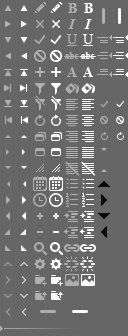
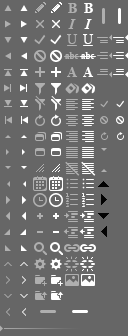
Layer changes from the first 128 × 336 image to the second:
painted on "callout left" over [101, 232, 107, 238]
painted on "callout bottom" over [104, 213, 110, 219]
painted on "callout right" over [101, 200, 107, 206]
painted on "callout top" over [104, 181, 110, 187]
